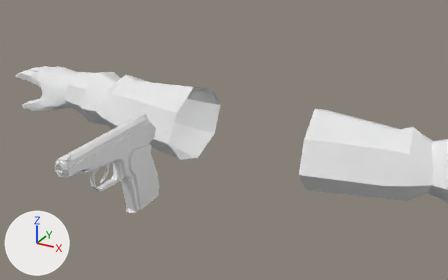
The FBX model Assets/Models/Weapons/Makarov/Makarov Viewmodel.fbx as it was, and as the next commit left it.
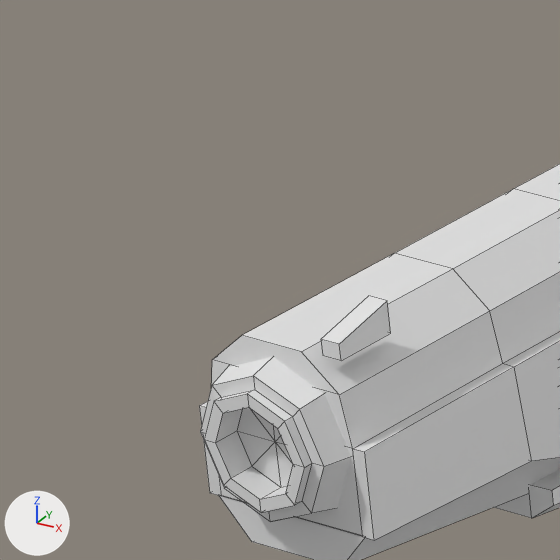
Each version appears first from a 50 mm camera at (5.55, -11.63, 5.35) aimed at (0.23, -1.96, 0.52), and next in a close-up on the part from 8% to 19% of the width and 46% to 63% of the height. The axes (+X, +Y, +Z) are drawn at lower left. The lights are the same throughout. The close-ups show mesh edges as thin lines. Where no turn or scale is listed for an object, it has been applied to the vertices. Vertices at the same position are counted once.
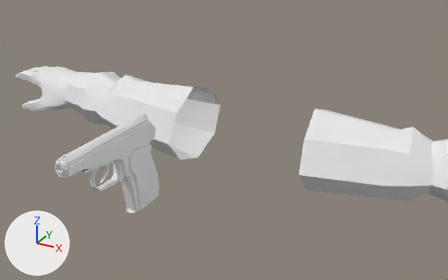
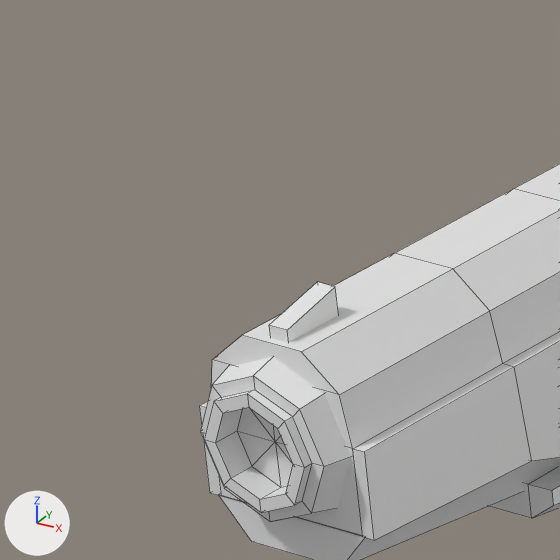
Where the change shows, as pixel boxes (x1, y1, x2, y2) in the close-ups (560 x 560 px; the box of a moved part takes in the faces that stretch with it):
part 1 of me_mesh, moved or reshaped: before (321, 296, 391, 360); after (269, 282, 338, 342)
part 2 of me_mesh, moved or reshaped: (348, 457, 560, 560) in both

The change, as a list of edits to the scene's bpy script:
```text
Change me_mesh:
    where me_mesh.from_pydata(...)  # 393 vertices, 370 faces; spans x -0.18..0.18, y -1.33..1.37, z -1.74..0.26
    used by ob_pcube1; location = (-1.527, -3.286, 0.57)
    me_mesh part 1: the loose piece of 8 vertices spanning x 0.08..0.12, y -1.25..-1.15, z 0.2..0.25 is moved by (-0.1, 0.0, 0.0)
    me_mesh part 2
    me_mesh.vertices[166].co: (0.1, -0.42, -0.25) -> (0.07, -0.42, -0.25)
    me_mesh.vertices[168].co: (0.15, -0.37, -0.1) -> (0.11, -0.37, -0.1)
    me_mesh.vertices[170].co: (-0.15, -0.37, -0.1) -> (-0.11, -0.37, -0.1)
    me_mesh.vertices[172].co: (-0.1, -0.42, -0.25) -> (-0.07, -0.42, -0.25)
```
